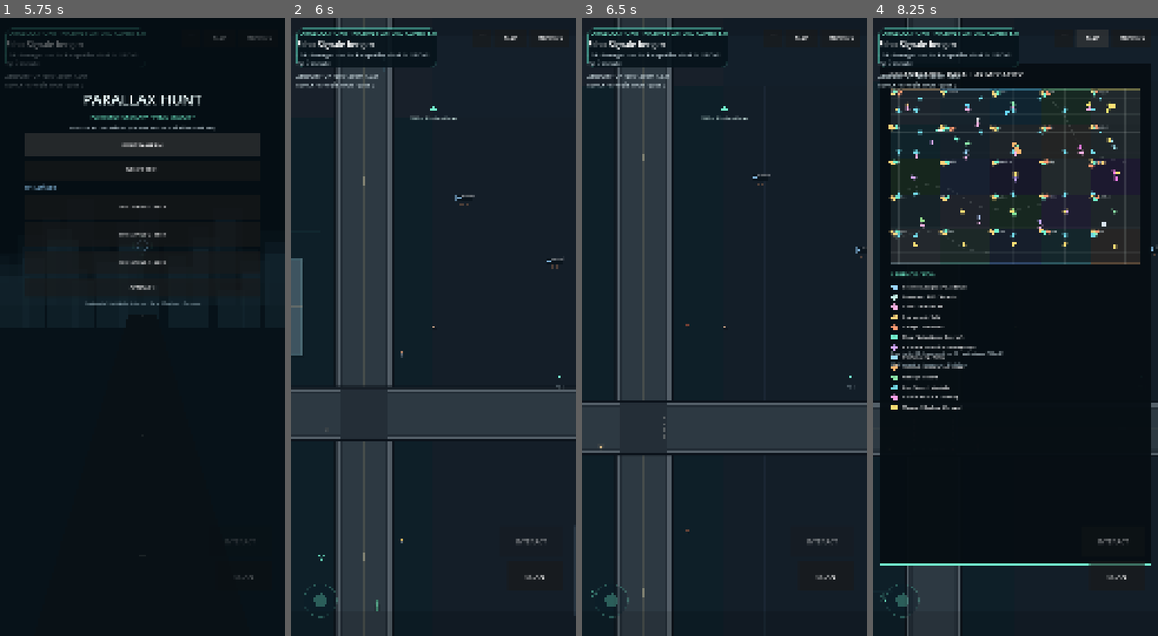
Above: before the commit, frames 1-4 (left to right).
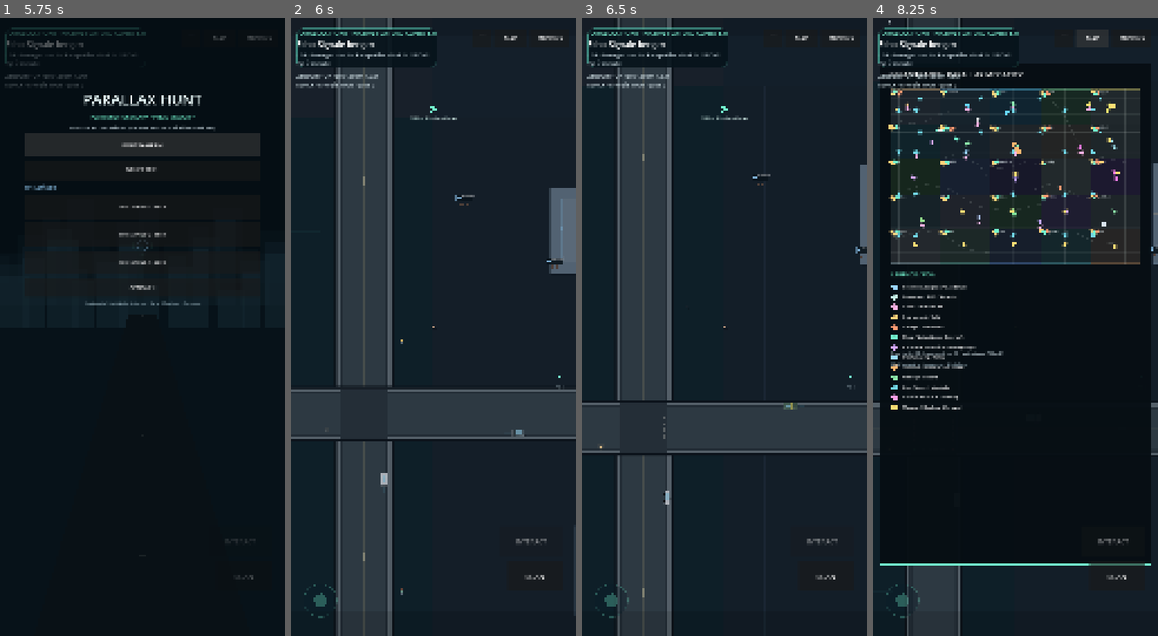
Above: after the commit, the same moments.

Repository: chekento/parallaxhunt
Game: Godot game, scene res://scenes/Main.tscn
Two runs of this game, one before a commit and one after it. Both use one fixed random seed, a clock stepped at 60 frames per second and the inputs below.
Inputs:
- Up to frame 1 (5.75 s): click "NEUES SPIEL" at 0.5 s; click "NEUES SPIEL" at 1.25 s; click "☰" at 2 s; click "MAP" at 2.75 s; click "MISSIONS" at 3.5 s; click "SCAN" at 4.25 s; click "FORTFAHREN" at 5 s
- Up to frame 2 (6 s): click "SPIELSTAND 1 · LEER" at 5.75 s
- Up to frame 3 (6.5 s): no input
- Up to frame 4 (8.25 s): click "☰" at 6.5 s; click "SPIELSTAND 1 · Mission 01 · 5…" at 7.25 s; click "MAP" at 8 s

Frame 1 is identical in both runs. In frame 2, 2.1% of the frame differs, in the area x 0-100%, y 14-96%; in frame 3, 0.5%; in frame 4, 0.6%.

Commit message:
Add organic roads pocket parks and varied attractions

Diff:
--- a/scripts/main.gd
+++ b/scripts/main.gd
@@ -321,6 +321,11 @@
     roads.append({"points":PackedVector2Array([Vector2(1200,10500),Vector2(3700,9800),Vector2(6200,10300),Vector2(9000,12100),Vector2(12400,12600),Vector2(16000,11800)]), "width":150.0})
     roads.append({"points":PackedVector2Array([Vector2(16800,1200),Vector2(18000,2600),Vector2(19200,5000),Vector2(21000,6800),Vector2(24800,7600)]), "width":140.0})
     roads.append({"points":PackedVector2Array([Vector2(500,15500),Vector2(3300,14600),Vector2(5400,15000),Vector2(7800,16500),Vector2(11200,17000)]), "width":130.0})
+    roads.append({"points":PackedVector2Array([Vector2(900,3200),Vector2(2200,3550),Vector2(3600,3300),Vector2(4700,2700),Vector2(6100,2350)]), "width":118.0})
+    roads.append({"points":PackedVector2Array([Vector2(9900,7800),Vector2(11200,8200),Vector2(12600,8050),Vector2(13900,7500),Vector2(15200,7700)]), "width":122.0})
+    roads.append({"points":PackedVector2Array([Vector2(16000,15100),Vector2(17700,14650),Vector2(19400,14900),Vector2(21000,15700),Vector2(24400,16050)]), "width":124.0})
+    roads.append({"points":PackedVector2Array([Vector2(14800,10400),Vector2(16400,9800),Vector2(18000,10150),Vector2(19400,11000),Vector2(21100,11350)]), "width":116.0})
+    roads.append({"points":PackedVector2Array([Vector2(5200,7200),Vector2(6500,6800),Vector2(7900,7050),Vector2(9300,7900),Vector2(10100,9000)]), "width":112.0})
 
 func _build_junctions() -> void:
     junctions.clear()
@@ -386,12 +391,18 @@
 
 func _build_parks() -> void:
     parks = [
-        {"rect":Rect2(11200,500,2800,1500), "name":"Nordpark", "attraction":"Fountain"},
-        {"rect":Rect2(1200,10800,2200,1700), "name":"Garden Commons", "attraction":"Stage"},
-        {"rect":Rect2(7600,10400,1900,1400), "name":"Campus Green", "attraction":"Sculpture"},
-        {"rect":Rect2(17400,6900,2500,1300), "name":"Neon Plaza", "attraction":"Light Spire"},
-        {"rect":Rect2(14600,13700,1800,1400), "name":"Aurora Park", "attraction":"Pavilion"},
-        {"rect":Rect2(21600,12300,2100,1250), "name":"Terminal Pocket Park", "attraction":"Clock"}
+        {"rect":Rect2(11200,500,2800,1500),"name":"Nordpark","attraction":"Fountain"},
+        {"rect":Rect2(1200,10800,2200,1700),"name":"Garden Commons","attraction":"Stage"},
+        {"rect":Rect2(7600,10400,1900,1400),"name":"Campus Green","attraction":"Sculpture"},
+        {"rect":Rect2(17400,6900,2500,1300),"name":"Neon Plaza","attraction":"Light Spire"},
+        {"rect":Rect2(14600,13700,1800,1400),"name":"Aurora Park","attraction":"Pavilion"},
+        {"rect":Rect2(21600,12300,2100,1250),"name":"Terminal Pocket Park","attraction":"Clock"},
+        {"rect":Rect2(5600,900,1500,1050),"name":"Culture Courtyard","attraction":"Art Wall"},
+        {"rect":Rect2(1600,7900,1500,1100),"name":"Canal Steps","attraction":"Pond"},
+        {"rect":Rect2(16400,4200,1600,1100),"name":"Foundry Square","attraction":"Skate Bowl"},
+        {"rect":Rect2(22200,7800,1550,1050),"name":"Neon Pocket","attraction":"Drone Pad"},
+        {"rect":Rect2(10700,11300,1450,1050),"name":"Bio Garden","attraction":"Rose Garden"},
+        {"rect":Rect2(3900,14500,1600,1150),"name":"Aerodrome Family Park","attraction":"Playground"}
     ]
 
 func _build_water() -> void:
@@ -2919,6 +2930,35 @@
             var dir := Vector2.from_angle(deg_to_rad(float(a)))
             draw_line(c+dir*20,c+dir*35,Color("#d9c2ff"),3.0)
         draw_circle(c,35,Color("#c3a6ff"),false,3.0)
+    elif kind == "Art Wall":
+        draw_rect(Rect2(c-Vector2(45,24),Vector2(90,48)),Color("#26343c"),true)
+        for k in range(5):
+            draw_line(c+Vector2(-36,float(k)*8-16),c+Vector2(36-float(k)*8,float(k)*5-10),[Color("#ff80ef"),Color("#67d9ff"),Color("#f1e36f")][k%3],3.0)
+    elif kind == "Pond":
+        _draw_poly_ellipse(c,Vector2(48,27),0.0,Color("#2d7f92"))
+        draw_arc(c,38,-0.5,2.2,22,Color(0.72,0.94,1.0,0.35),2.0,true)
+        draw_circle(c+Vector2(-12,3),5,Color("#75b75d"))
+    elif kind == "Skate Bowl":
+        _draw_poly_ellipse(c,Vector2(45,28),0.0,Color("#59656c"))
+        _draw_poly_ellipse(c,Vector2(34,18),0.0,Color("#303a40"))
+        draw_arc(c,36,0,TAU,24,Color("#a8b5ba"),2.0,true)
+    elif kind == "Drone Pad":
+        draw_circle(c,34,Color("#222d36"))
+        draw_circle(c,27,Color("#ff80ef"),false,3.0)
+        draw_string(ThemeDB.fallback_font,c+Vector2(-12,-8),"H",HORIZONTAL_ALIGNMENT_CENTER,24,18,Color.WHITE)
+        var drone := c+Vector2(sin(Time.get_ticks_msec()/700.0)*20,-42+cos(Time.get_ticks_msec()/600.0)*5)
+        draw_circle(drone,5,Color("#dff7ff"))
+        draw_line(drone-Vector2(12,0),drone+Vector2(12,0),Color("#9ad5ff"),2.0)
+    elif kind == "Rose Garden":
+        for a in range(0,360,45):
+            var dir := Vector2.from_angle(deg_to_rad(float(a)))
+            draw_circle(c+dir*28,8,[Color("#ff8ca5"),Color("#ffd0d8"),Color("#d78cff")][(a/45)%3])
+        draw_circle(c,20,Color("#3f7449"))
+    elif kind == "Playground":
+        draw_line(c+Vector2(-28,20),c+Vector2(-8,-26),Color("#f2c65e"),5.0)
+        draw_line(c+Vector2(-8,-26),c+Vector2(14,20),Color("#f2c65e"),5.0)
+        draw_line(c+Vector2(-18,-2),c+Vector2(4,-2),Color("#6bc4e8"),4.0)
+        draw_arc(c+Vector2(28,3),18,PI,TAU,18,Color("#ff8fa6"),4.0,true)
     else:
         draw_circle(c,26,Color("#303d44"))
         draw_circle(c,18,Color("#d9e5ef"),false,3.0)
